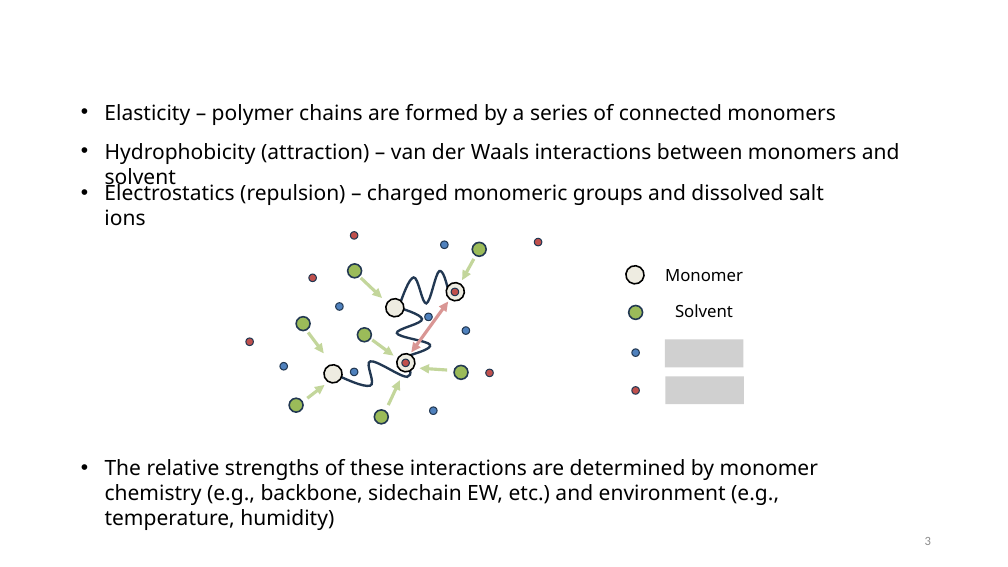
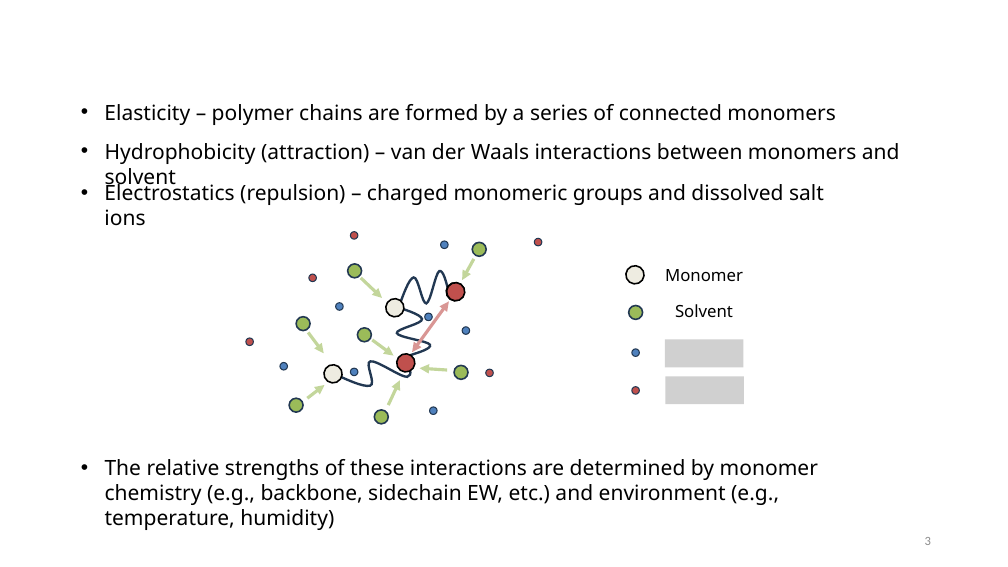
Before and after one commit to tyokokur/presentations, a slide deck: slide 3 of 20240722 NAF Intro.pptx. Drawn at 1008x567 pixels with LibreOffice and Linux fonts; fonts in the diff are those of the drawing; grey boxes stand for pictures; background and template pictures are left out. Boxes give left, top, right and bottom in pixels: in the first picture for what was removed or moved away, otherwise in the second. Text is boxed around its words. In the diff, an @@ line names an element or a change of style, - is before the commit and + after.

```diff
--- a/20240722 NAF Intro.pptx
+++ b/20240722 NAF Intro.pptx
@@ ellipse at (443,279,469,305): outline #233953 1 pt to #000000 1.5 pt; rotation 0 to 36 degrees @@
@@ ellipse at (393,350,419,376): fill #EEECE1 to #C0504D @@
@@ ellipse removed at (402,359,410,367) @@
```
Also in this commit, not shown: 1 slide added, 1 slide removed.
